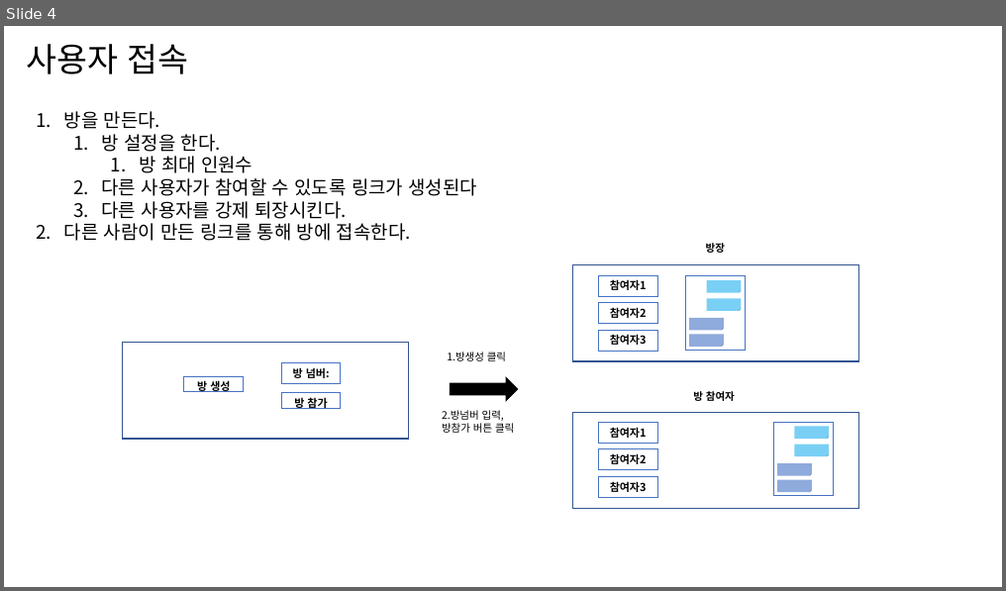
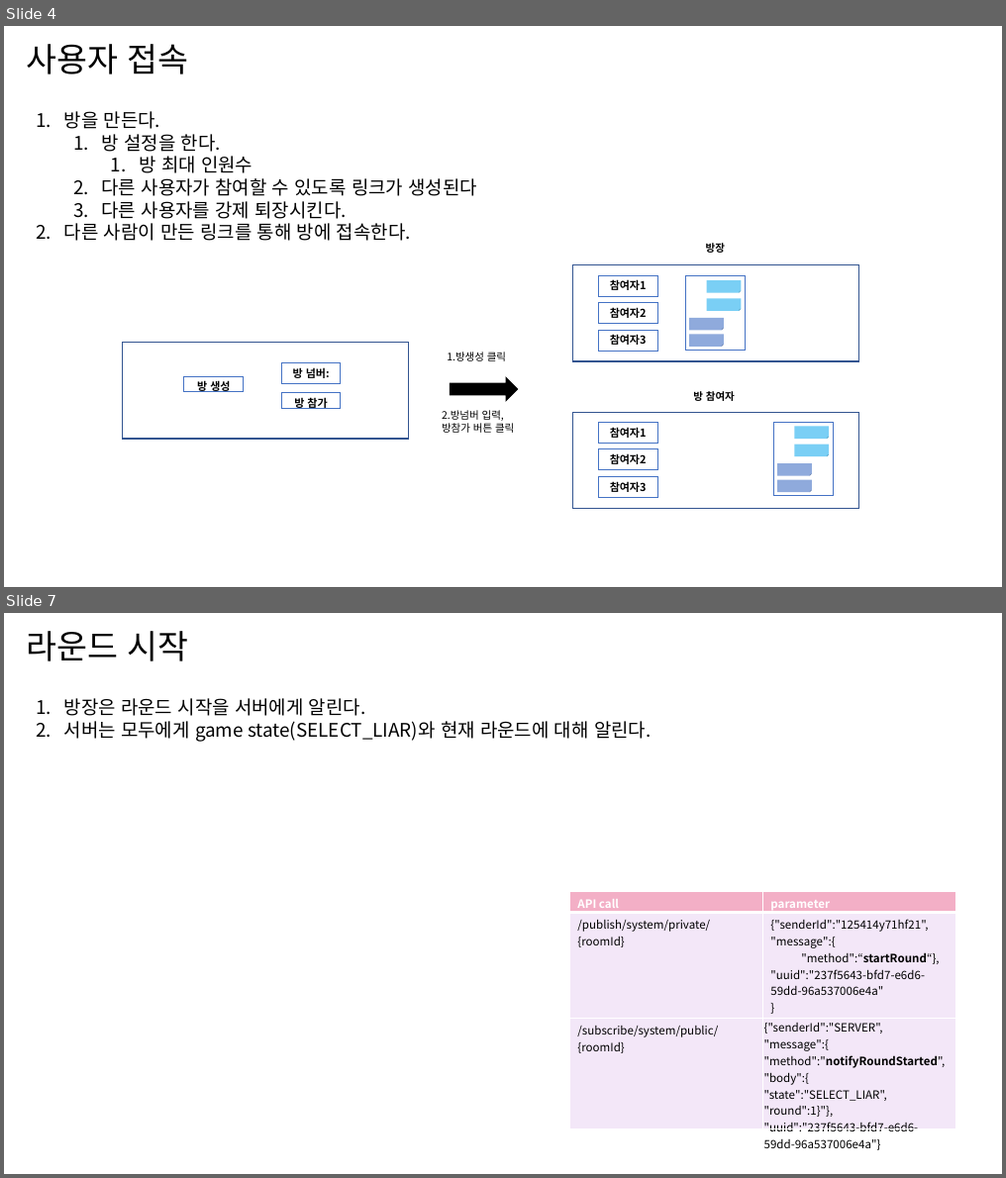
Before and after one commit to LiarGameDevelop/LiarGameServer, a slide deck: doc/document.pptx. Shown one above the other, each under a label of ours: slide 4 before the commit, slides 4 and 7 after it; the slides between them are not shown. The pictures are 1006x591 and 1006x1178 pixels, drawn with LibreOffice and Linux fonts; fonts in the diff are those of the drawing. Boxes give left, top, right and bottom in pixels: in the first picture for what was removed or moved away, otherwise in the second. Text is boxed around its words. In the diff, an @@ line names an element or a change of style, - is before the commit and + after.

Commit message:
[ADD] OPEN_LIAR/LIAR_ANSWER /PUBLISH_SCORE state service && controller code implementation

```diff
--- a/doc/document.pptx
+++ b/doc/document.pptx
@@ slide 7 added at (x1=4, y1=613, x2=1002, y2=1174), background #FFFFFF @@
@@ title added at (x1=27, y1=631, x2=189, y2=662), 32 pt, text #000000 @@
+라운드 시작
@@ text added at (x1=64, y1=698, x2=650, y2=742), 18 pt, text #000000 @@
+1. 방장은 라운드 시작을 서버에게 알린다.
+2. 서버는 모두에게 game state(SELECT_LIAR)와 현재 라운드에 대해 알린다.
@@ table added at (x1=570, y1=891, x2=956, y2=1155), 3 rows, 2 columns @@
+API call | parameter
+/publish/system/private/{roomId} | {"senderId":"125414y71hf21", / "message":{ / "method":“startRound“}, "uuid":"237f5643-bfd7-e6d6-59dd-96a537006e4a" / }
+/subscribe/system/public/{roomId} | {"senderId":"SERVER", / "message":{ / "method":"notifyRoundStarted", / "body":{ / "state":"SELECT_LIAR", / "round":1}"}, / "uuid":"237f5643-bfd7-e6d6-59dd-96a537006e4a"}
```
Also in this commit, not shown: 5 slides changed, 7 other slides added, 2 slides removed, 13 other files.
